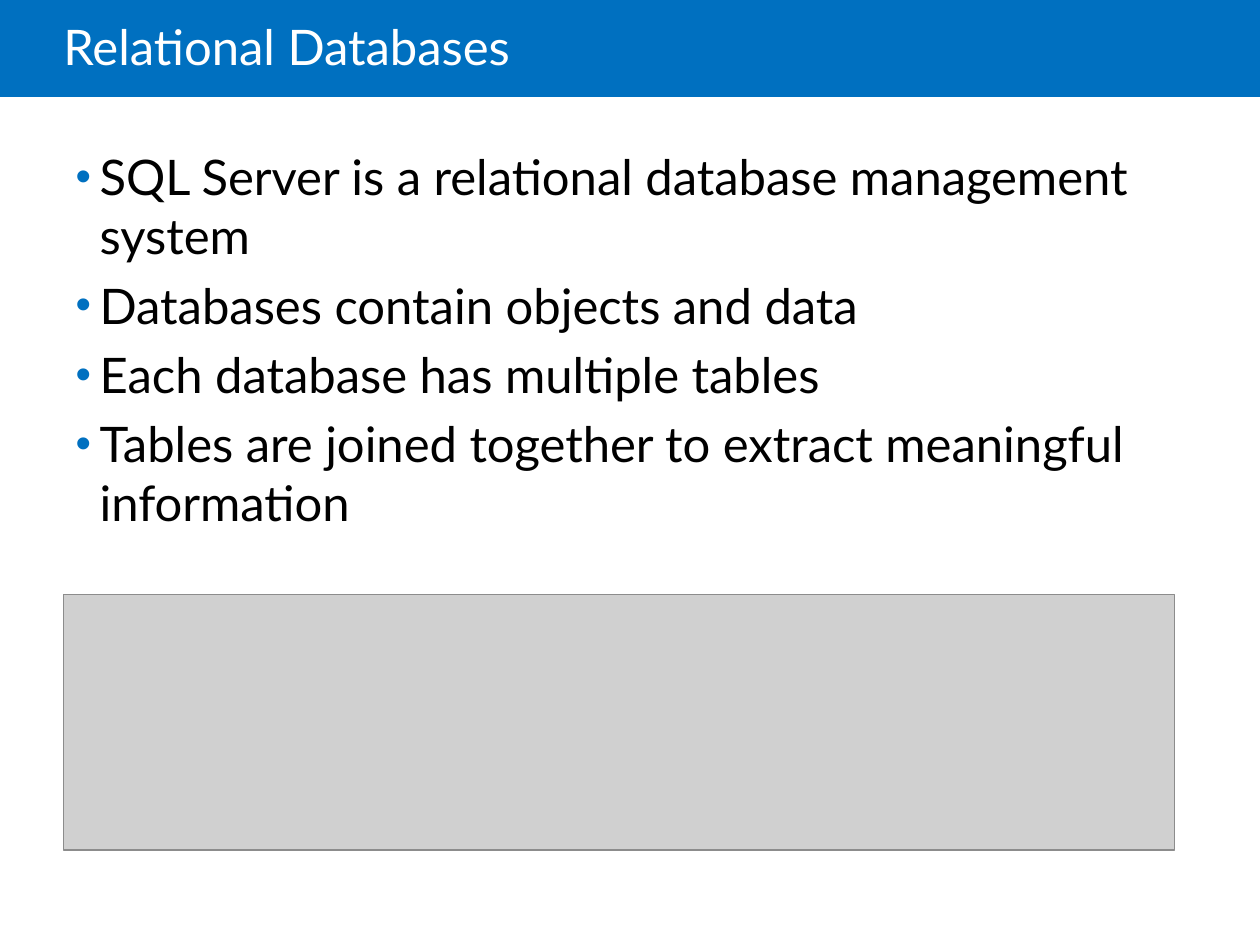
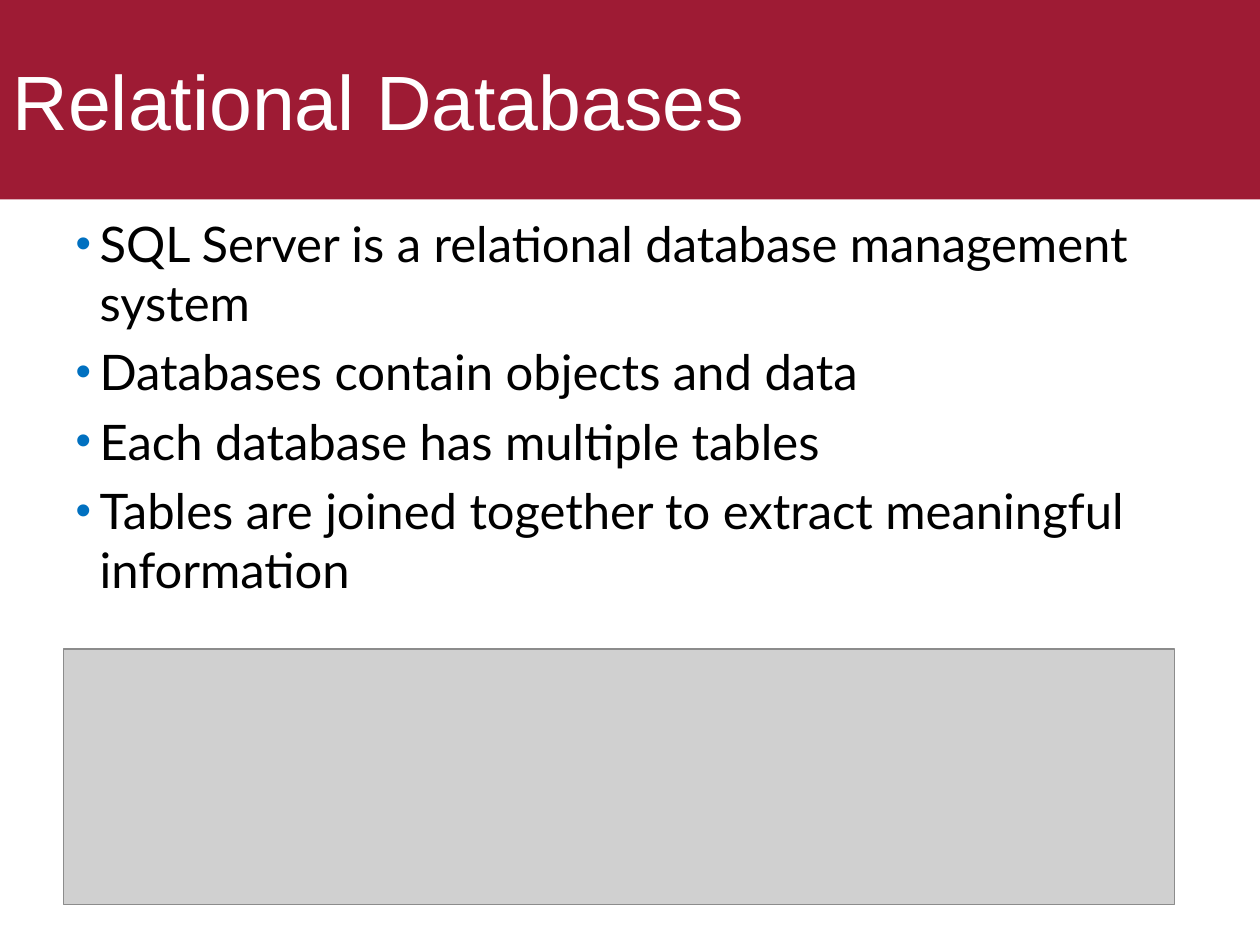
Before and after one commit to ekof-dss/teaching-samples-2021-22, a slide deck: slide 4 of presentations/05-03-ms-sql-server.ppt. Drawn at 1260x945 pixels with LibreOffice and Linux fonts; fonts in the diff are those of the drawing; grey boxes stand for pictures. Boxes give left, top, right and bottom in pixels: in the first picture for what was removed or moved away, otherwise in the second. Text is boxed around its words. In the diff, an @@ line names an element or a change of style, - is before the commit and + after.

```diff
--- a/presentations/05-03-ms-sql-server.ppt
+++ b/presentations/05-03-ms-sql-server.ppt
@@ title "Relational Databases": place and size @@
-title "Relational Databases" at [63, 29, 510, 66]
+title "Relational Databases" at [0, 0, 1260, 199]
@@ title "Relational Databases" at [0, 0, 1260, 199]: size 28 to 44 pt, font Lato to Arial; line spacing 0.85 to 1; fill none to #9E1B34 @@
@@ rectangle removed at [0, 0, 1260, 97] @@
@@ text "SQL Server is a relational ...": place and size @@
-text "SQL Server is a relational ..." at [100, 159, 1128, 522]
+text "SQL Server is a relational ..." at [100, 226, 1128, 589]
@@ picture: place and size @@
-picture at [63, 595, 1174, 850]
+picture at [63, 649, 1174, 905]
```
Also in this commit, not shown: 14 other slides changed, 2 slides added, 8 slides removed, 23 other files.
